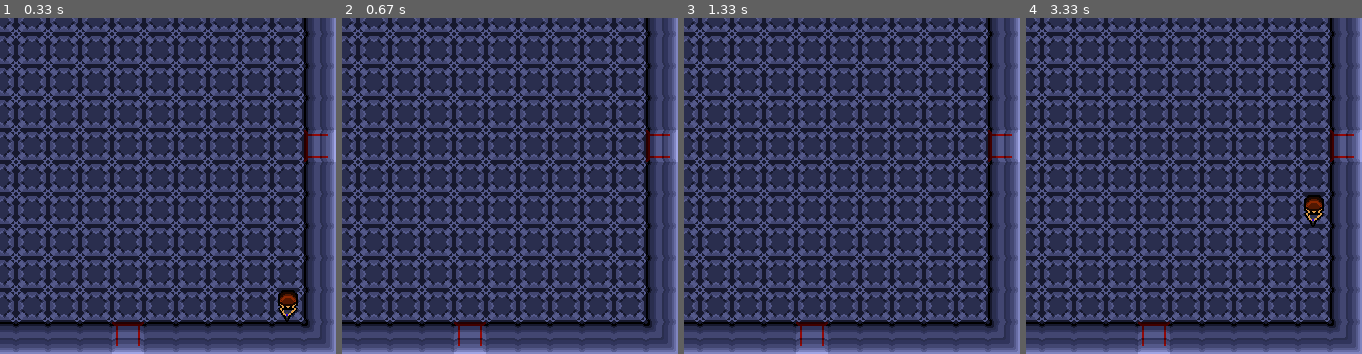
Above: before the commit, frames 1-4 (left to right).
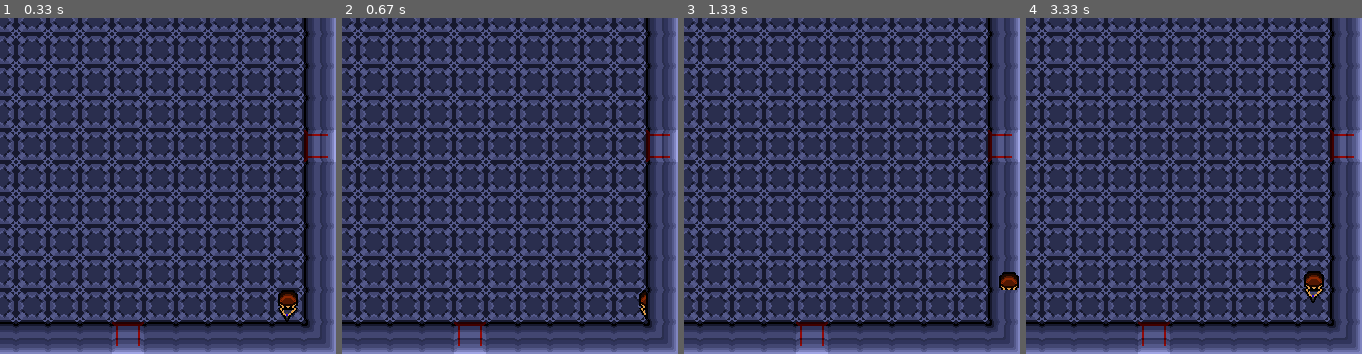
Above: after the commit, the same moments.

Repository: Jay-J-Williams/iTeamA3
Game: pygame game, started from Pygame_GroupProject/Pygame_GroupProject/Front.py
Same seed, same stepped clock (60 frames per second), same inputs: the game is played once before the commit and once after it.
Inputs:
- Up to frame 1 (0.33 s): no input
- Up to frame 2 (0.67 s): hold D from 0.33 s (still down)
- Up to frame 3 (1.33 s): release D at 0.8 s; hold W 0.83-1.13 s; hold D from 1.17 s (still down)
- Up to frame 4 (3.33 s): release D at 1.63 s; hold A 1.67-2.2 s; hold S 2.23-2.53 s; hold A 2.57-2.97 s; hold W from 3 s (still down)
The pictures show only the part of the screen within x 50-100%, y 50-100%; the shares and areas given below are measured in that part.

Frame 1 is identical in both runs. In frame 2, 0.1% of the frame differs, in the area x 88-91%, y 80-90%; in frame 3, 0.3%; in frame 4, 0.8%, in the area x 82-89%, y 52-85%.

Commit message:
tried something, didn't work

Diff:
--- a/Pygame_GroupProject/Pygame_GroupProject/Front.py
+++ b/Pygame_GroupProject/Pygame_GroupProject/Front.py
@@ -191,7 +191,7 @@
     def __init__(self, pos, image, groups, obstacles):
         super().__init__(groups)
 
-        self.image = pygame.image.load(image)#.convert_alpha()
+        self.image = pygame.image.load(image).convert_alpha()
         self.image = pygame.transform.scale2x(self.image)
         self.rect = self.image.get_rect(topleft = pos)
         self.obstacles = obstacles
@@ -199,19 +199,17 @@
 
     def movement(self):
         keys = pygame.key.get_pressed()
-        #image=self.image
-        #print(self.image)
-        if keys [pygame.K_a]:
-
-            #self.image = ImageTransformer(self.image, 90)
-            #self.image = self.image.ReturnImage()
-            self.direction.x -= 5
+        #self.image = pygame.transform.rotate(self.image, 90)
+        #self.rect = self.image.get_rect(topleft = self.direction)
+        if keys[pygame.K_a]:
+            self.direction.x -= 1
         elif keys[pygame.K_d]:
-            self.direction.x += 5
-        elif keys[pygame.K_w]:
-            self.direction.y -= 5
+            self.direction.x += 1
+
+        if keys[pygame.K_w]:
+            self.direction.y -= 1
         elif keys[pygame.K_s]:
-            self.direction.y += 5
+            self.direction.y += 1
 
 
     def update(self):
